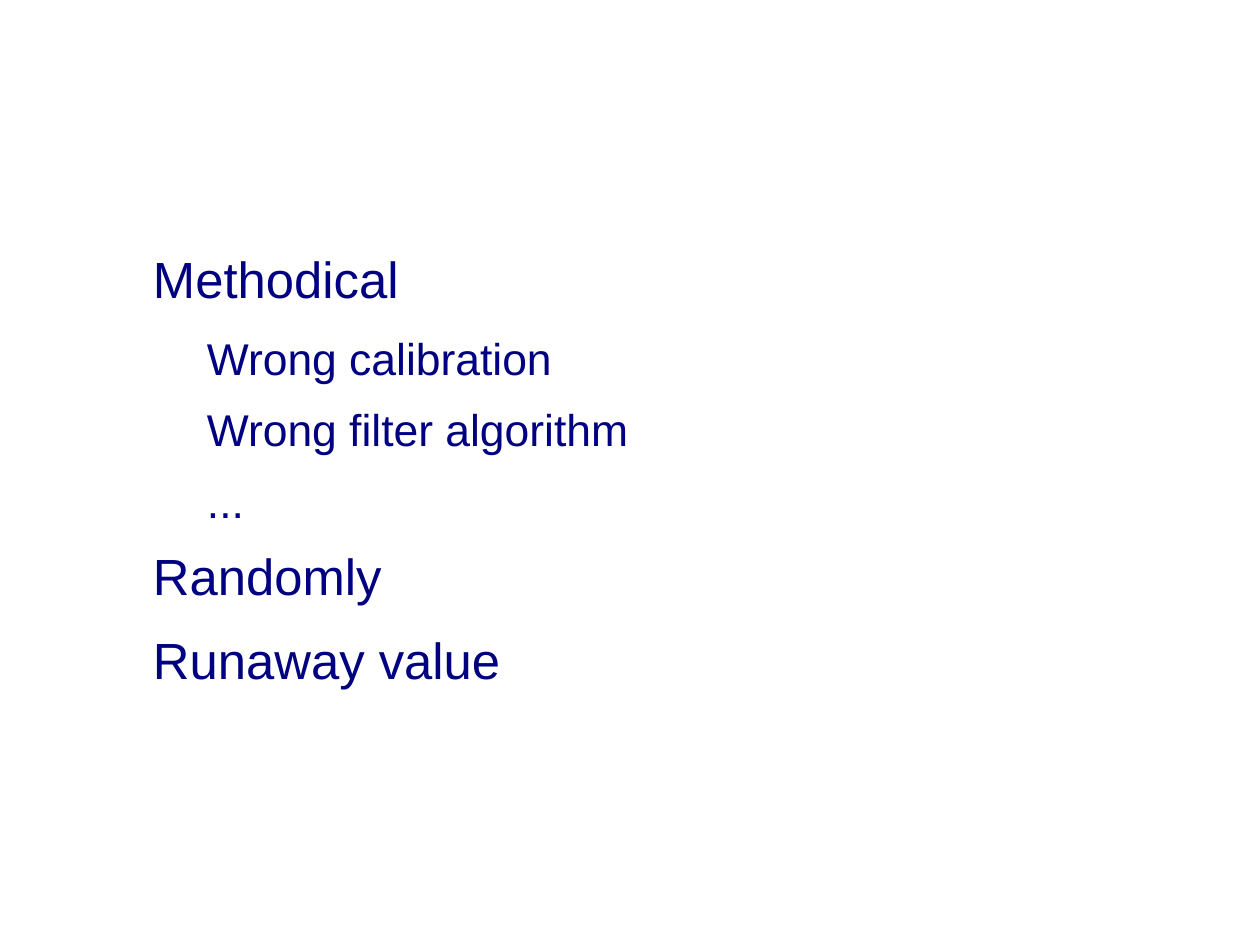
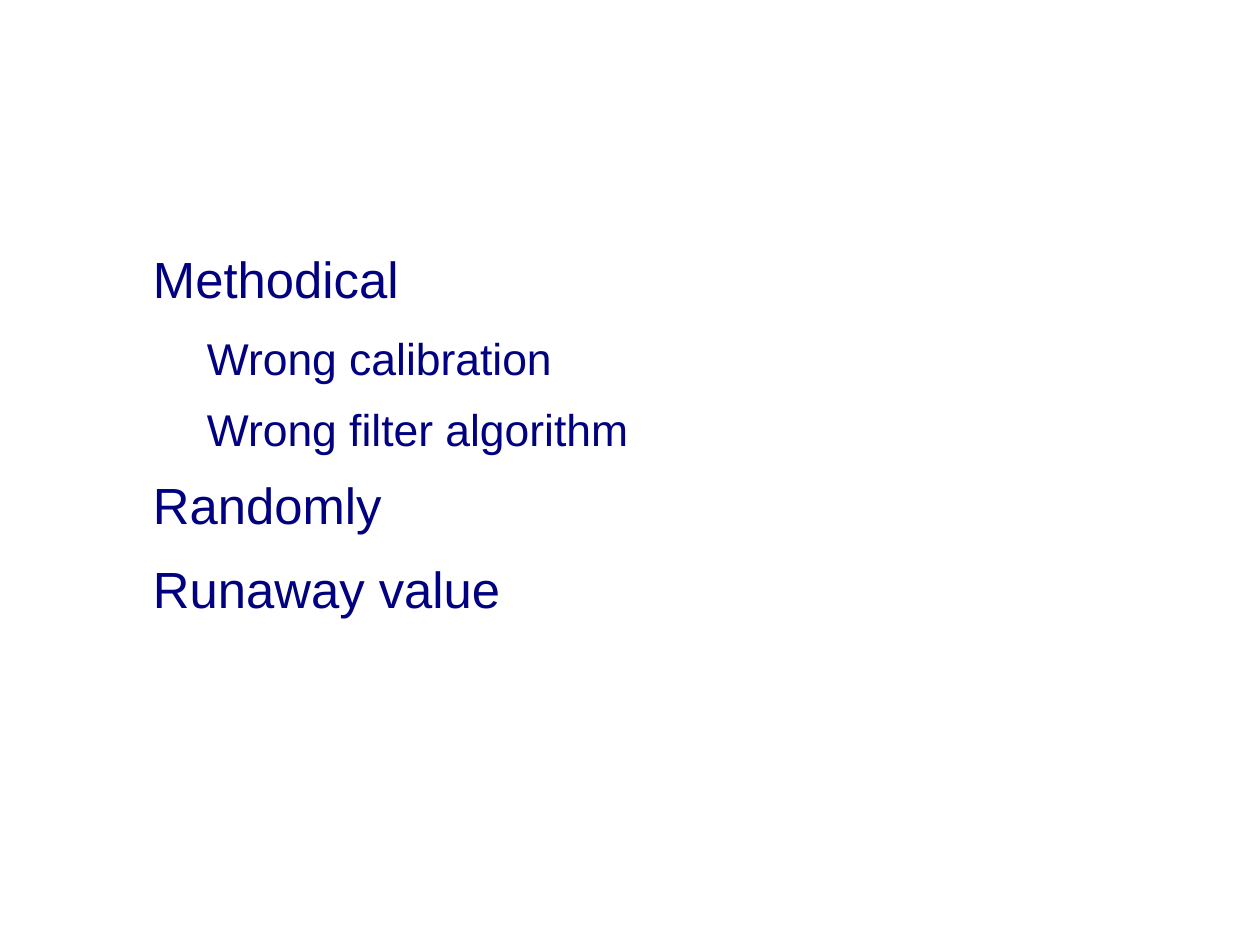
Before and after one commit to MrPerfekt/Car, a slide deck: slide 16 of doc/documents/Presentation/Presentation.odp. Drawn at 1260x945 pixels with LibreOffice and Linux fonts; fonts in the diff are those of the drawing; background and template pictures are left out. Boxes give left, top, right and bottom in pixels: in the first picture for what was removed or moved away, otherwise in the second. Text is boxed around its words. In the diff, an @@ line names an element or a change of style, - is before the commit and + after.

```diff
--- a/doc/documents/Presentation/Presentation.odp
+++ b/doc/documents/Presentation/Presentation.odp
@@ text at (x1=153, y1=261, x2=628, y2=618): paragraph removed @@
-  − ...
```
Also in this commit, not shown: 10 other slides changed, 1 slide added, 1 slide removed, 1 other file.
